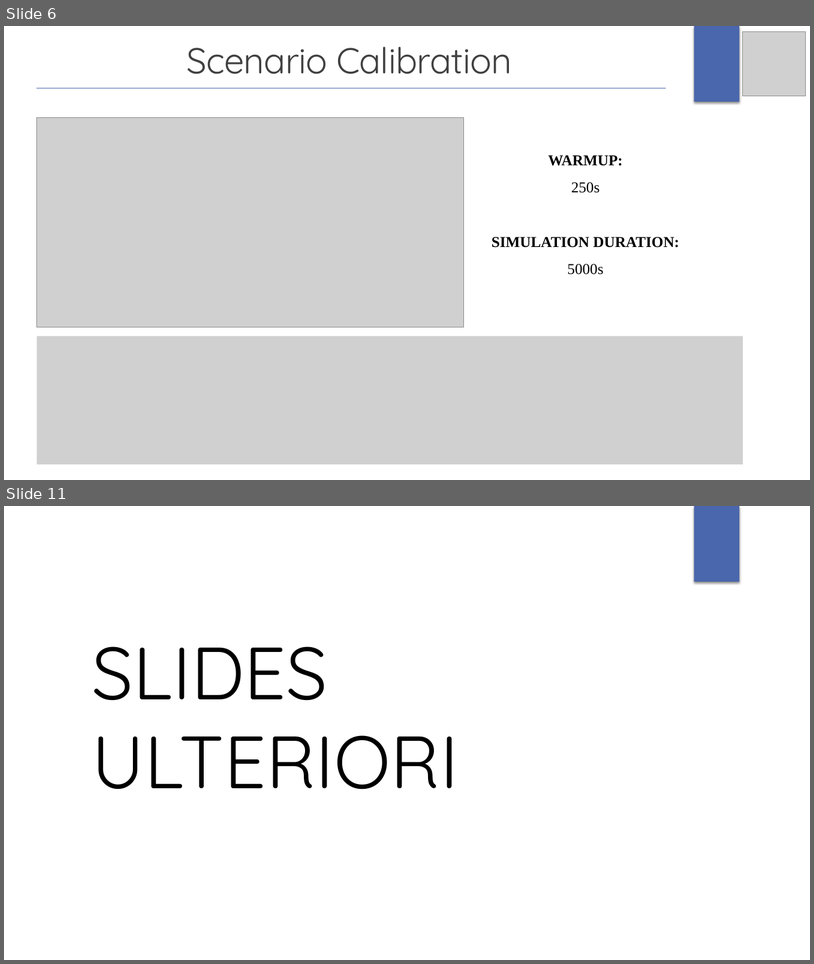
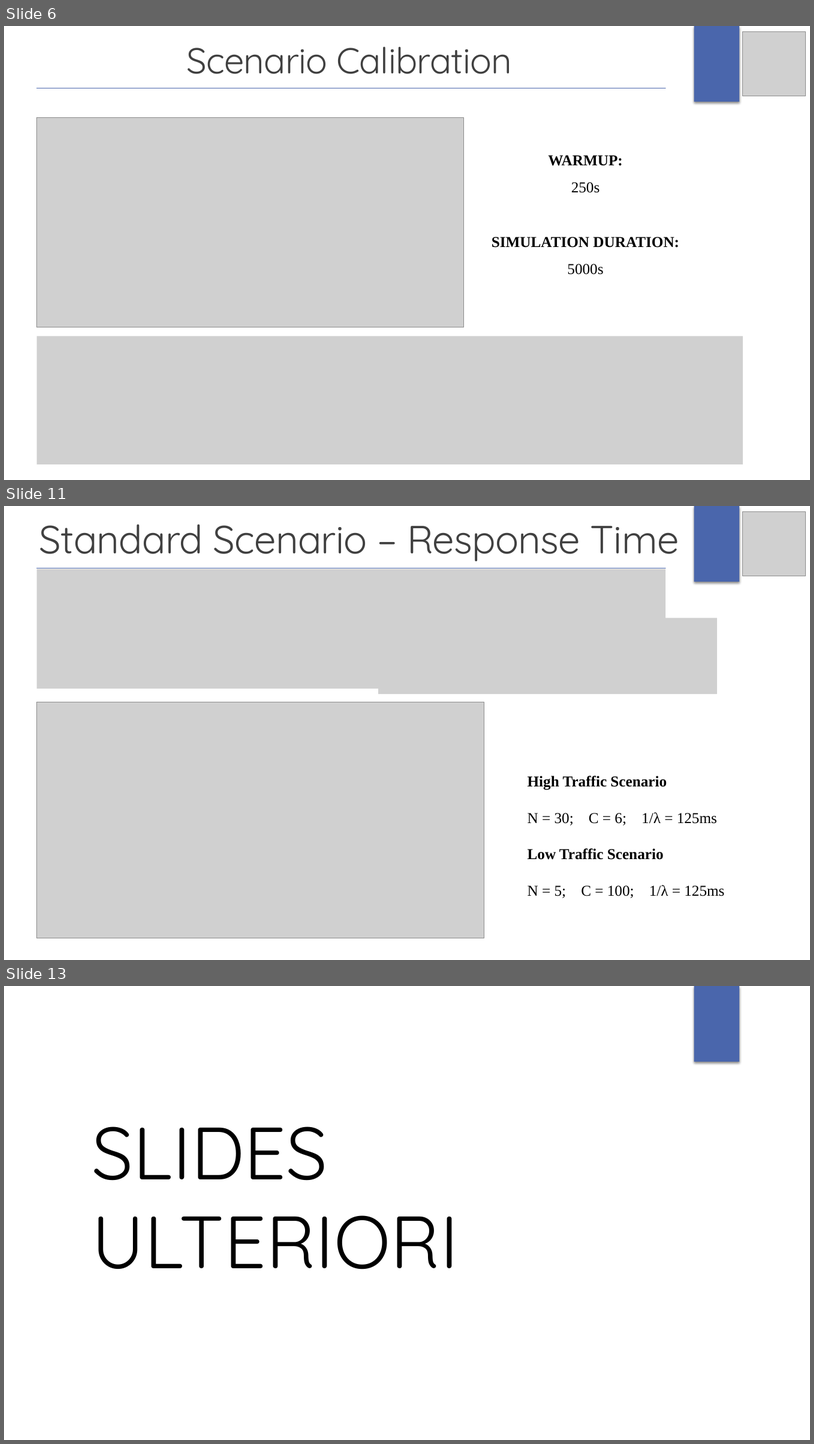
Before and after one commit to gerti98/PerformanceEvaluationGroupProject, a slide deck: Project Presentation/ProjectPresentation.pptx. Shown one above the other, each under a label of ours: slides 6 and 11 before the commit, slides 6, 11 and 13 after it; the slides between them are not shown. The pictures are 814x964 and 814x1444 pixels, drawn with LibreOffice and Linux fonts; fonts in the diff are those of the drawing; grey boxes stand for pictures. Boxes give left, top, right and bottom in pixels: in the first picture for what was removed or moved away, otherwise in the second. Text is boxed around its words. In the diff, an @@ line names an element or a change of style, - is before the commit and + after.

```diff
--- a/Project Presentation/ProjectPresentation.pptx
+++ b/Project Presentation/ProjectPresentation.pptx
@@ slide 11 added at (4, 506, 810, 960), background #FFFFFF; not listed: 1 template element that a slide beside it also shows @@
@@ picture added at (743, 511, 806, 576) @@
@@ text added at (39, 524, 680, 561), 46.8 pt, text #404040 @@
+Standard Scenario – Response Time
@@ line added from (36, 568) to (666, 568), #4A66AC 0.75 pt @@
@@ picture added at (36, 569, 666, 688) @@
@@ picture added at (378, 618, 717, 694) @@
@@ picture added at (36, 702, 485, 938) @@
@@ text added at (528, 775, 725, 898), 18 pt, text #000000, bold @@
+High Traffic Scenario
+N = 30; C = 6; 1/λ = 125ms
+Low Traffic Scenario
+N = 5; C = 100; 1/λ = 125ms
@@ what was slide 11 is now slide 13 @@
```
Also in this commit, not shown: 5 slides changed, 9 other slides added, 2 slides removed, 15 other files.
